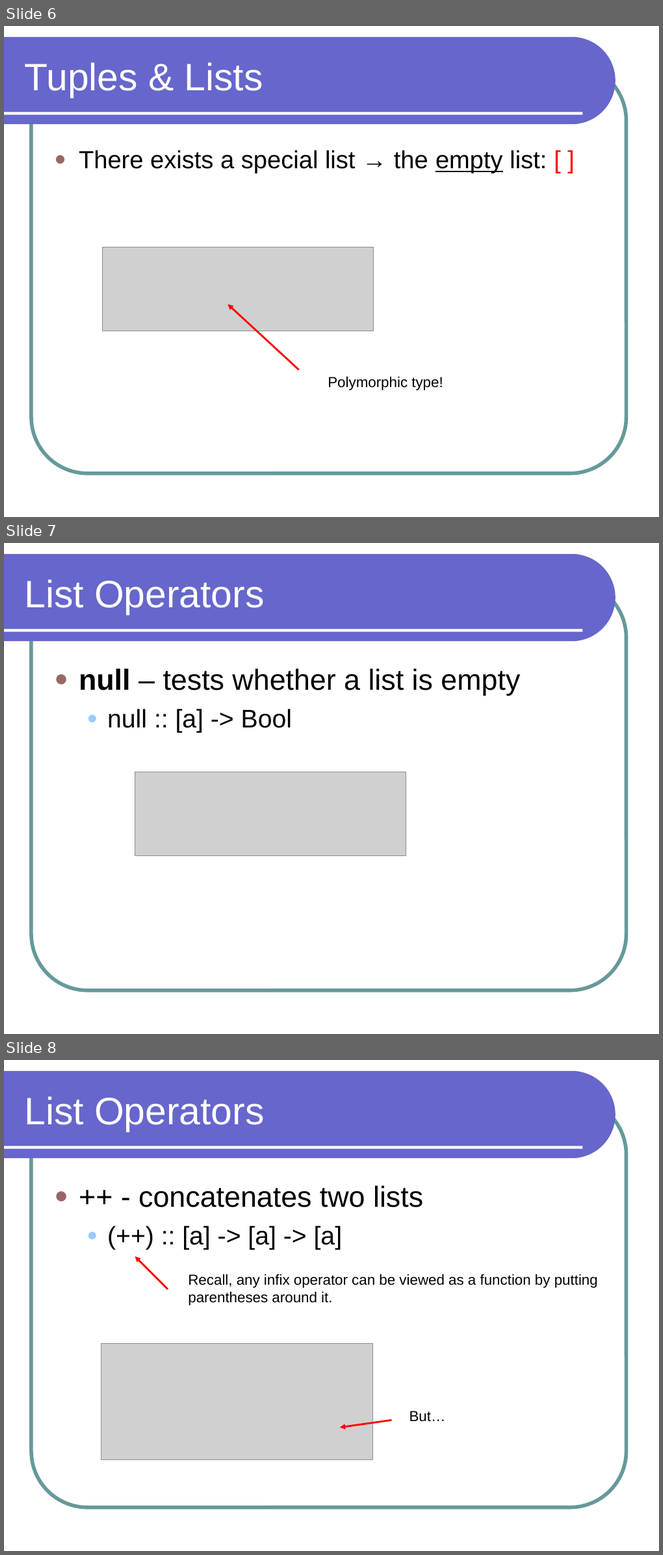
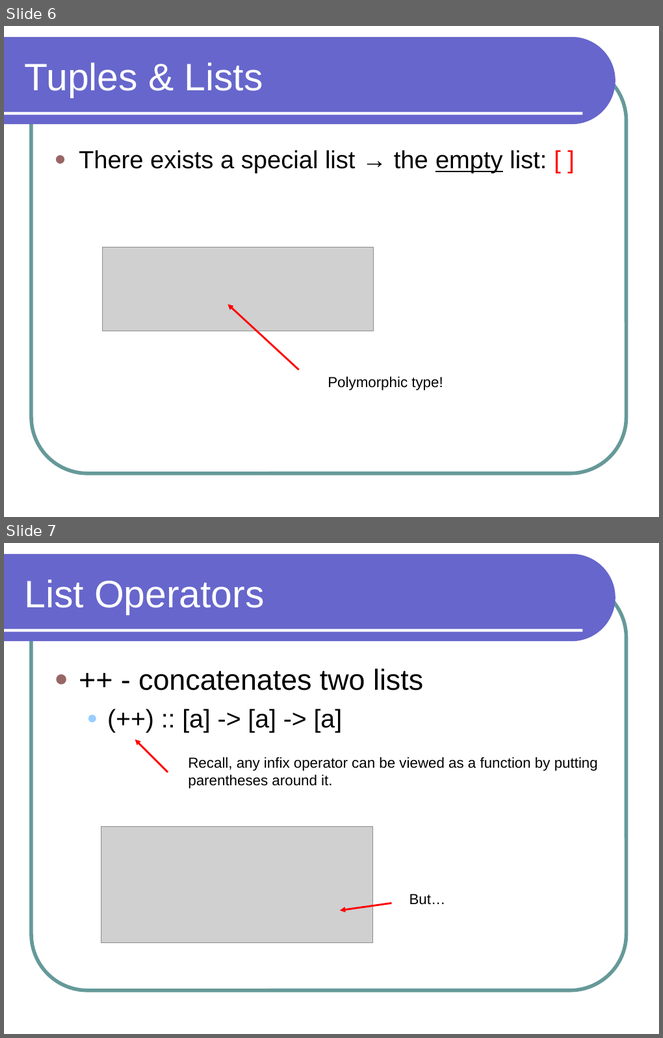
Before and after one commit to lutzhamel/CSC301, a slide deck: notes/csc301-ln014.ppt. Shown one above the other, each under a label of ours: slides 6, 7 and 8 before the commit, slides 6 and 7 after it. The pictures are 663x1555 and 663x1038 pixels, drawn with LibreOffice and Linux fonts; fonts in the diff are those of the drawing; grey boxes stand for pictures. Boxes give left, top, right and bottom in pixels: in the first picture for what was removed or moved away, otherwise in the second. Text is boxed around its words. In the diff, an @@ line names an element or a change of style, - is before the commit and + after.

```diff
--- a/notes/csc301-ln014.ppt
+++ b/notes/csc301-ln014.ppt
@@ slide 7 removed at [4,543,659,1034], background #FFFFFF; not listed: 3 template elements that a slide beside it also shows @@
@@ title removed at [25,579,264,615] @@
-List Operators
@@ text removed at [79,668,520,733] @@
-● null – tests whether a list is empty
-  ● null :: [a] -> Bool
@@ picture removed at [135,772,406,856] @@
@@ what was slide 8 is now slide 7 @@
```
Also in this commit, not shown: 1 slide changed, 2 other slides removed, 4 other files.
